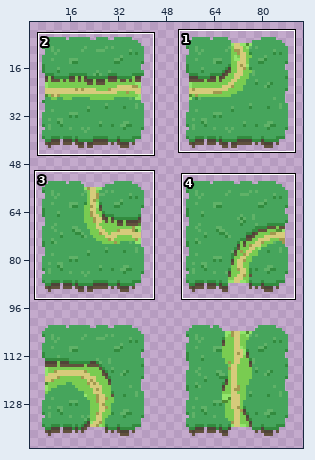
Sprite sheet, stored at art/32x32/full_forest_road_tile.png. The picture above shows the old version from afar; the outline marks the close-up.
Close-up. As it was:
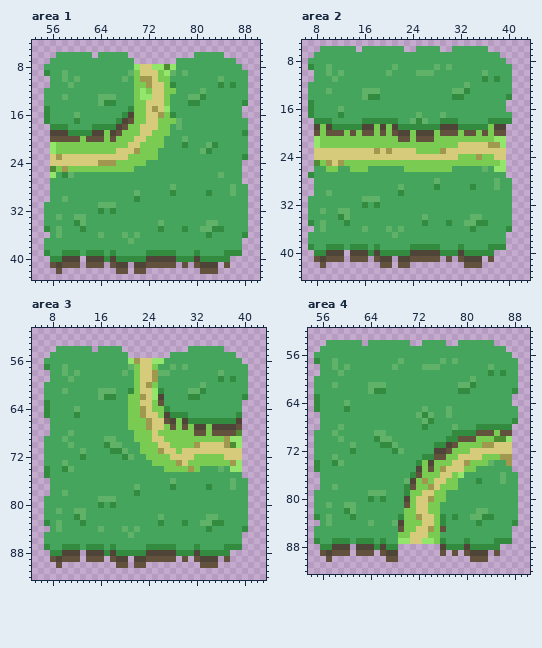
The file is 96x144 pixels. Shown: area 1: x 53..90, y 4..43; area 2: x 6..43, y 5..44; area 3: x 5..43, y 51..92; area 4: x 54..90, y 52..92. The wide view leaves out empty margins. The commit also changed other parts of the picture, which this record leaves out.
The same view after the edit:
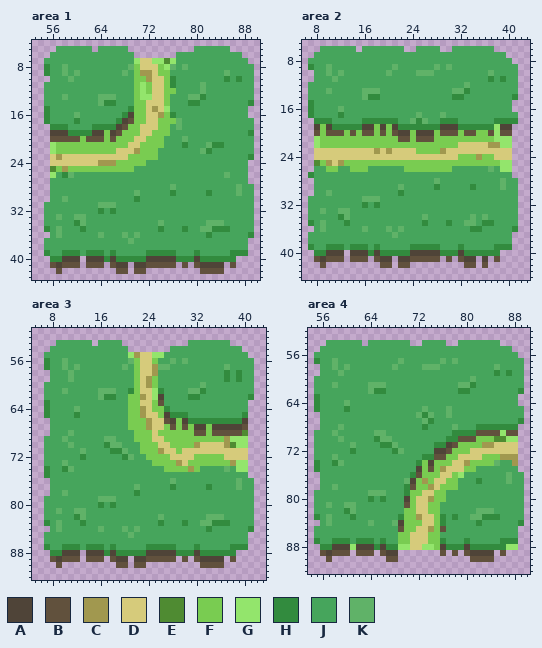
Palette (. is transparent): A #4f4438  B #61513d  C #a1984f  D #d6cb7b  E #4f8b32  F #79cc51  G #93e56c  H #328b3e  J #46a55c  K #60b268
From old to new:
Area 1:
y 5: x 57..62 ...... -> JJJJJJ; x 64..68 ..... -> JJJJJ; x 80..85 ...... -> JJJJJJ
y 6: x 56 . -> J; x 63 . -> J; x 69 . -> J; x 77..79 ... -> JJJ; x 85..87 ... -> JJJ
y 7: x 55 . -> J; x 70..76 ....... -> GDDGGEG; x 87..88 .. -> JJ
y 8: x 55 J -> H; x 58 J -> K; x 69..70 JG -> KF; x 73..76 GGEG -> DFGK; x 78 J -> K; x 88..89 .. -> JJ
y 9: x 60 J -> K; x 68..69 JK -> KJ; x 71..72 DD -> CC; x 75..76 GK -> FJ; x 78 K -> J; x 85 J -> K; x 89 . -> J
y 10: x 58..60 KJK -> JKJ; x 68 K -> J; x 71 C -> F; x 74 F -> D; x 76 J -> H; x 84..85 KJ -> JH; x 87 J -> H; x 89 . -> J
y 11: x 55 . -> J; x 59 K -> J; x 71..72 FC -> GF; x 81 J -> K; x 84 H -> J; x 86 H -> J; x 89 . -> J
y 12..13: x 89 . -> J
y 14: x 88..89 H. -> JH
y 15..16: x 88 . -> J
y 17..18: x 89 . -> J
y 19: x 88..89 H. -> JH
y 20: x 89 . -> J
y 21: x 84 J -> H; x 89 . -> J
y 22: x 89 . -> J
y 23: x 88..89 H. -> JH
y 24..25: x 88 . -> J
y 26: x 84..85 KJ -> JK; x 88 . -> J
y 27: x 88 . -> J
y 28..29: x 86..87 KJ -> JK; x 89 . -> J
y 30..33: x 89 . -> J
y 34: x 84 J -> K; x 89 . -> J
y 35: x 85 J -> H; x 89 . -> J
y 36: x 88..89 H. -> JH
y 37..38: x 88 . -> J
y 39: x 85 H -> J; x 88 . -> H
y 40: x 86 . -> H
y 41: x 84..86 .B. -> A.B
y 42: x 84 . -> B
Area 2:
y 6: x 37 . -> J
y 7: x 39 . -> J
y 8: x 40 . -> J
y 9: x 41 . -> J
y 10: x 36..37 KJ -> JK; x 41 . -> J
y 11: x 36..39 HJHJ -> JHJH; x 41 . -> J
y 12..13: x 41 . -> J
y 14: x 40..41 H. -> JH
y 15..16: x 40 . -> J
y 17: x 41 . -> J
y 18: x 37 H -> J; x 41 . -> H
y 19: x 37..38 FA -> HG; x 40 . -> A
y 20: x 36..38 BFB -> FBG; x 40 . -> B
y 21..22: x 40 . -> G
y 23..24: x 40 . -> D
y 25: x 40 . -> G
y 26: x 36..38 KJG -> JKJ; x 40 . -> G
y 27: x 40 . -> J
y 28..29: x 38..39 KJ -> JK; x 41 . -> J
y 30..33: x 41 . -> J
y 34: x 35..36 KJ -> JK; x 41 . -> J
y 35: x 35 H -> J; x 37 J -> H; x 41 . -> J
y 36: x 35 J -> H; x 40..41 H. -> JH
y 37..38: x 40 . -> J
y 39: x 37 H -> J; x 40 . -> H
y 40: x 38 . -> H
y 41: x 35..38 A.B. -> .A.B
y 42: x 35..36 B. -> .B
Area 3:
y 53: x 9..14 ...... -> JJJJJJ; x 16..19 .... -> JJJJ; x 31..37 ....... -> JJJJJJJ
y 54: x 8 . -> J; x 15 . -> J; x 20 . -> J; x 28..30 ... -> JJJ; x 37..39 ... -> JJJ
y 55: x 7 . -> J; x 21..27 ....... -> GCDDGGJ; x 39..40 .. -> JJ
y 56: x 7 J -> H; x 10 J -> K; x 21..22 GC -> KF; x 25..26 GG -> FJ; x 28 J -> K; x 30 J -> K; x 40..41 .. -> JJ
y 57: x 12 J -> K; x 20..21 JK -> KJ; x 25..28 FJJK -> CKKJ; x 30 K -> J; x 37 J -> K; x 41 . -> J
y 58: x 10..12 KJK -> JKJ; x 20 K -> J; x 26..27 KK -> JJ; x 36..37 KJ -> JH; x 39 J -> H; x 41 . -> J
y 59: x 24..25 DC -> CF; x 36..39 HJHJ -> JHJH; x 41 . -> J
y 60..61: x 41 . -> J
y 62: x 40..41 H. -> JH
y 63..64: x 40 . -> J
y 65: x 39..40 H. -> JH
y 66: x 39..40 A. -> HA
y 67: x 39..40 B. -> AB
y 68: x 39..40 E. -> BE
y 69..70: x 40 . -> G
y 71..72: x 40 . -> D
y 73: x 40 . -> G
y 74: x 36..38 KJG -> JKJ; x 40 . -> G
y 75: x 40 . -> J
y 76..77: x 38..39 KJ -> JK; x 41 . -> J
y 78..81: x 41 . -> J
y 82: x 36 J -> K; x 41 . -> J
y 83: x 37 J -> H; x 41 . -> J
y 84: x 40..41 H. -> JH
y 85..86: x 40 . -> J
y 87: x 37 H -> J; x 40 . -> H
y 88: x 38 . -> H
y 89: x 36..38 .B. -> A.B
y 90: x 36 . -> B
Area 4:
y 54: x 85 . -> J
y 55: x 87 . -> J
y 56: x 88 . -> J
y 57: x 89 . -> J
y 58: x 84..85 KJ -> JK; x 89 . -> J
y 59: x 84..87 HJHJ -> JHJH; x 89 . -> J
y 60..61: x 89 . -> J
y 62: x 88..89 H. -> JH
y 63..64: x 88 . -> J
y 65..66: x 89 . -> J
y 67: x 88..89 H. -> JH
y 68: x 88 . -> H
y 69: x 85..86 FB -> BG; x 88 . -> B
y 70: x 88 . -> G
y 71..72: x 88 . -> D
y 73: x 88 . -> C
y 74: x 84..85 KJ -> FK; x 87..88 C. -> JC
y 75: x 88 . -> J
y 76..77: x 86..87 KJ -> JK; x 89 . -> J
y 78..81: x 89 . -> J
y 82: x 84 J -> K; x 89 . -> J
y 83: x 85 J -> H; x 89 . -> J
y 84: x 88..89 H. -> JH
y 85..86: x 88 . -> J
y 87: x 69..70 GG -> FF; x 73..74 GG -> DF; x 85 H -> J; x 88 . -> H
y 88: x 61 . -> G; x 69..75 ....... -> GGDDGGF; x 86..88 ... -> HGG
y 89: x 84..86 .B. -> A.B
y 90: x 84 . -> B
Pixel boxes of the changes (left, top, right, bottom) in both close-ups:
changed: (44, 46, 254, 274)
changed: (476, 46, 518, 268)
changed: (44, 340, 254, 568)
changed: (488, 340, 524, 562)
changed: (398, 538, 440, 550)
added: (350, 544, 356, 550)
